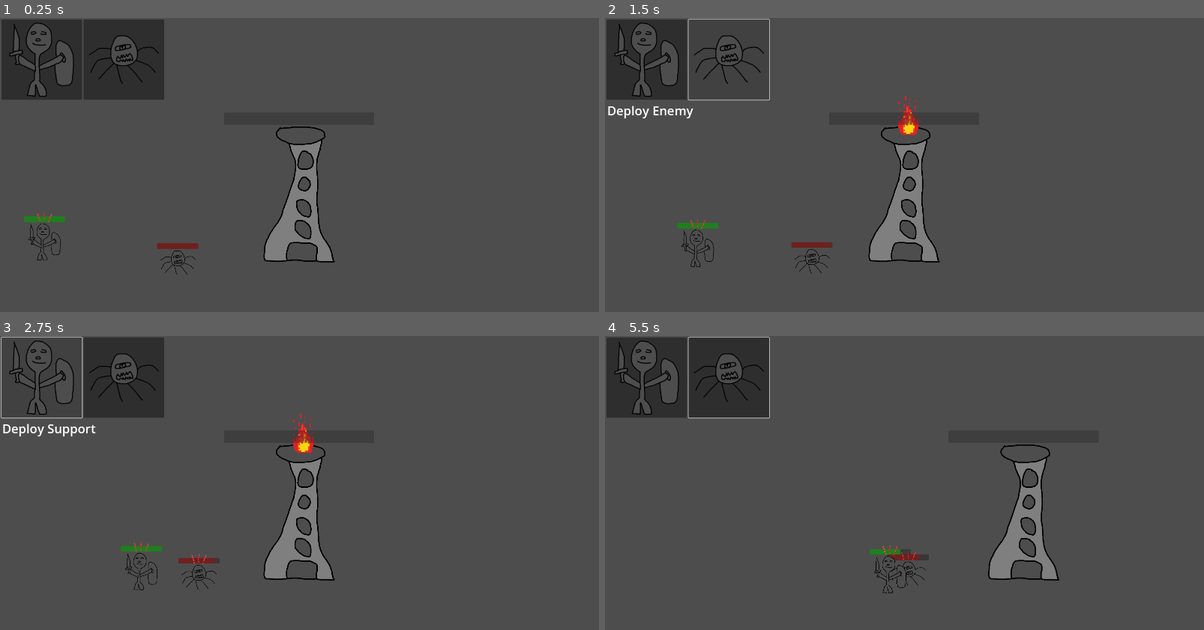
Above: before the commit, frames 1-4 (two rows, left to right).
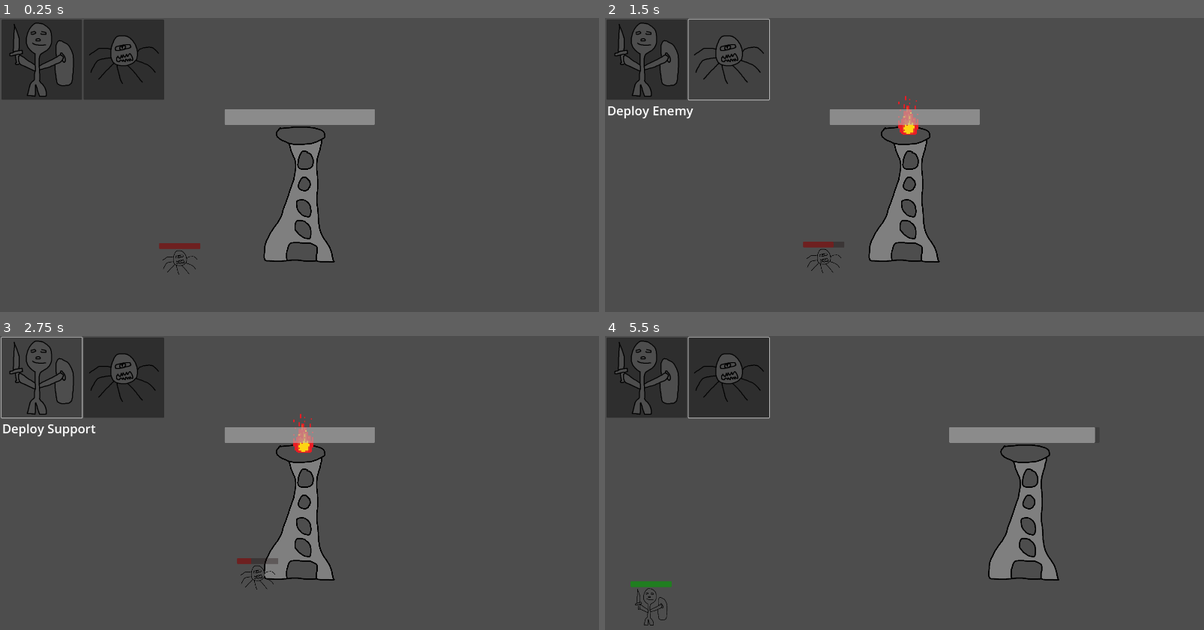
Above: after the commit, the same moments.

Repository: rcanpahali/tower-defense-prototype
Game: Godot game, scene res://scenes/game.tscn
The game is run twice, just before and just after one commit, with the same random seed, the same clock (stepped at 60 frames per second) and the same inputs.
Inputs (mouse positions are in pixels of both pictures, inside the frame that each line leads up to):
- Up to frame 1 (0.25 s): no input
- Up to frame 2 (1.5 s): click (646, 59) at 0.5 s; click (730, 59) at 1.25 s
- Up to frame 3 (2.75 s): click (41, 377) at 2 s
- Up to frame 4 (5.5 s): click (730, 377) at 2.75 s; click (646, 377) at 3.5 s; click (730, 377) at 4.25 s; tap Enter at 5 s; move the mouse to (1036, 485) at 5.02 s; hold A (a) from 5.03 s (still down); click (1036, 485) at 5.17 s; tap D (d) at 5.3 s

The runs differ from the first frame. In frame 1, 1.7% of the frame differs, in the area x 4-63%, y 31-88%; in frame 2, 1.8%; in frame 3, 1.9%, in the area x 20-63%, y 31-87%; in frame 4, 1.9%.

Commit message:
add debug config + tower queue_free

Diff:
--- a/scenes/game.tscn
+++ b/scenes/game.tscn
@@ -20,7 +20,7 @@
 position = Vector2(-817, 495)
 
 [node name="Support" parent="World" instance=ExtResource("4_mcpmy")]
-position = Vector2(-1692, 351)
+position = Vector2(-2390, 662)
 
 [node name="UI" type="Node2D" parent="."]
 position = Vector2(5, 5)
--- a/scenes/tower.tscn
+++ b/scenes/tower.tscn
@@ -32,14 +32,14 @@
 
 [node name="ProgressBar" type="ProgressBar" parent="."]
 anchors_preset = -1
-anchor_left = 0.501
-anchor_top = 0.067
-anchor_right = 0.501
-anchor_bottom = 0.067
-offset_left = -734.5
-offset_top = -539.0
-offset_right = 228.5
-offset_bottom = -460.0
+anchor_left = 0.5
+anchor_top = 0.056
+anchor_right = 0.5
+anchor_bottom = 0.056
+offset_left = -730.0
+offset_top = -550.0
+offset_right = 233.0
+offset_bottom = -449.0
 max_value = 10000.0
 show_percentage = false
 
--- a/scripts/enemy.gd
+++ b/scripts/enemy.gd
@@ -1,6 +1,6 @@
 extends CharacterBody2D
 
-const SPEED = 150.0
+const SPEED = 200.0
 const DAMAGE = 50.0
 var HEALTH = 1500
 
@@ -14,7 +14,7 @@
 var hitbox_targets : Array[CharacterBody2D] = []
 
 func _ready() -> void:
-	target_position = tower.global_position
+	target_position = get_tower_position()
 
 func _process(_delta: float) -> void:
 	if moving_targets.size() > 0: # always attack the closest support unit
@@ -42,7 +42,7 @@
 			moving_targets.remove_at(remove_at)
 			if moving_targets.size() == 0:
 				damage_timer.stop()
-				target_position = tower.global_position # start moving forward to tower
+				target_position = get_tower_position() # start moving forward to tower
 
 func take_damage(damage: float):
 	HEALTH = HEALTH - damage
@@ -70,3 +70,10 @@
 		var remove_at = hitbox_targets.find(body)
 		if remove_at != -1:
 			hitbox_targets.remove_at(remove_at)
+
+########## MISC ##########
+
+func get_tower_position() -> Vector2:
+	if is_instance_valid(tower):
+		return tower.global_position
+	return Vector2.ZERO
--- a/scripts/tower.gd
+++ b/scripts/tower.gd
@@ -2,19 +2,19 @@
 
 @onready var damage_timer: Timer = $DamageTimer
 @onready var tower_fire: Sprite2D = $TowerFire
-# set progress bar
-
+@onready var progress_bar: ProgressBar = $ProgressBar
 
 var enemy_list: Array[CharacterBody2D] = []
 
-const SELF_DAMAGE = 200.0
+const DAMAGE = 200.0
+const SELF_DAMAGE = 100.0
 var HEALTH = 10000.0
 
 var attacking_enemies_list: Array[CharacterBody2D] = []
 
-func _process(_delta: float) -> void:
-	if attacking_enemies_list.size() > 0:
-		take_self_damage()
+func _ready() -> void:
+	progress_bar.max_value = HEALTH
+	progress_bar.value = HEALTH
 
 func _on_tower_area_body_entered(body: CharacterBody2D) -> void:
 	if body.is_in_group("enemy"):
@@ -33,11 +33,14 @@
 		var target_enemy = enemy_list[0]
 		if is_instance_valid(target_enemy):
 			tick_damage(target_enemy)
+	# calculate self damage
+	if attacking_enemies_list.size() > 0:
+		take_self_damage()
 
 func tick_damage(enemy: CharacterBody2D):
 	if enemy.has_method("take_damage"):
 		run_fire_animation()
-		enemy.take_damage(30)
+		enemy.take_damage(DAMAGE)
 
 func run_fire_animation():
 	tower_fire.visible = true
@@ -47,14 +50,17 @@
 ########## TAKE DAMAGE ##########
 
 func _on_hurt_box_body_entered(body:CharacterBody2D) -> void:
-	attacking_enemies_list.push_back(body)
+	if body.is_in_group("enemy"):
+		attacking_enemies_list.push_back(body)
 
 func _on_hurt_box_body_exited(body:Node2D) -> void:
-	var index = attacking_enemies_list.find(body)
-	if index != -1:
-		attacking_enemies_list.remove_at(index)
+	if body.is_in_group("enemy"):
+		var index = attacking_enemies_list.find(body)
+		if index != -1:
+			attacking_enemies_list.remove_at(index)
 
 func take_self_damage():
 	HEALTH = HEALTH - (SELF_DAMAGE * attacking_enemies_list.size())
+	progress_bar.value = HEALTH
 	if HEALTH < 0:
-		self.modulate = Color.RED
+		self.queue_free()
